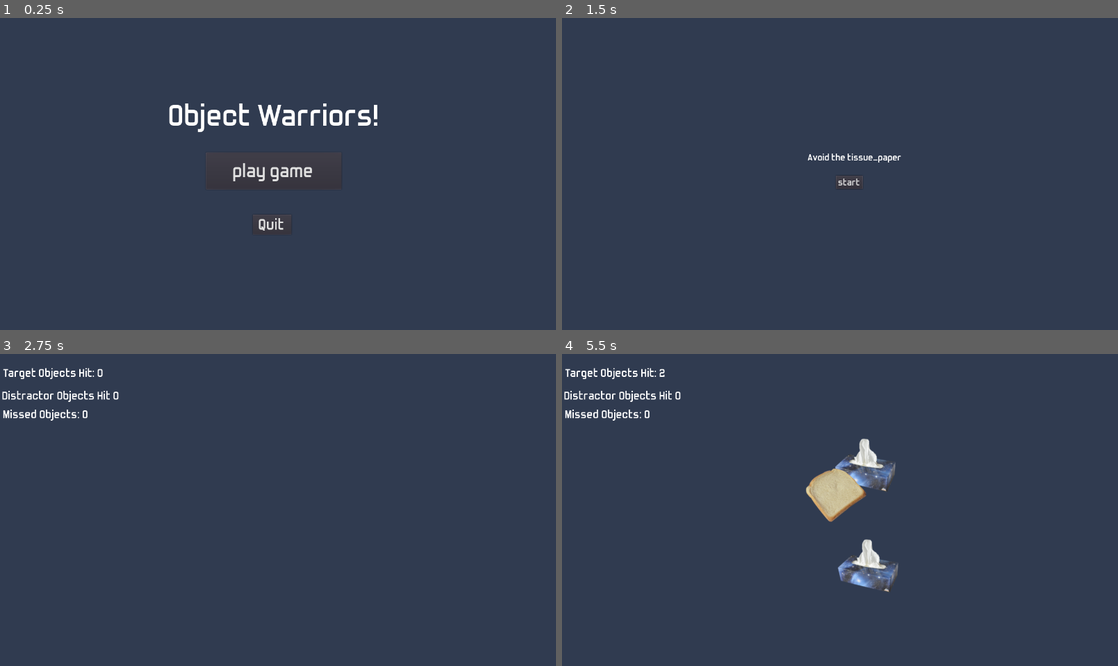
Above: before the commit, frames 1-4 (two rows, left to right).
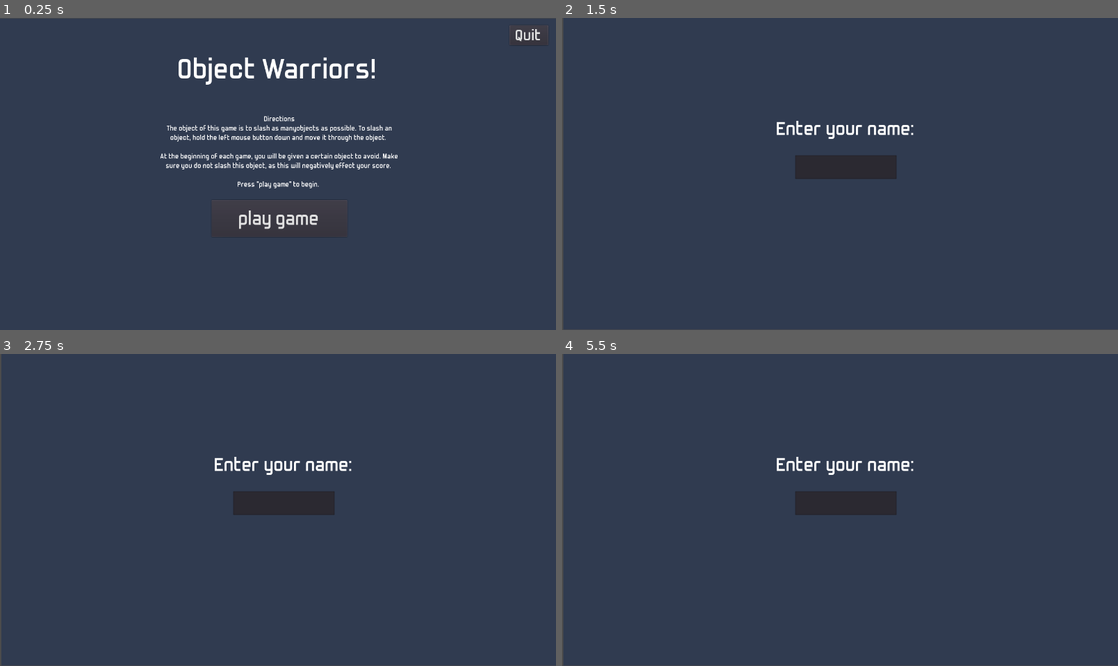
Above: after the commit, the same moments.

Repository: resquenazi/Object_Discrimination_Video_Game
Game: Godot game, scene res://Scenes/MainMenu.tscn
Two runs of this game, one before a commit and one after it. Both use one fixed random seed, a clock stepped at 60 frames per second and the inputs below.
Inputs (mouse positions are in pixels of both pictures, inside the frame that each line leads up to):
- Up to frame 1 (0.25 s): no input
- Up to frame 2 (1.5 s): click "play game" at 0.5 s; click (845, 202) at 1.25 s, where only the run before the commit has a clickable "Start Game"
- Up to frame 3 (2.75 s): click (289, 519) at 2 s, where only the run before the commit has a clickable "start"
- Up to frame 4 (5.5 s): tap Enter at 2.75 s; move the mouse to (962, 494) at 2.77 s; press the mouse at (962, 494) at 2.78 s; move the mouse to (940, 556) at 3.52 s; release the mouse at (940, 556) at 3.53 s; click (940, 556) at 3.6 s; move the mouse to (895, 441) at 4.27 s; press the mouse at (895, 441) at 4.28 s; move the mouse to (812, 572) at 5.02 s; release the mouse at (812, 572) at 5.03 s; click (812, 572) at 5.1 s

The runs differ from the first frame. In frame 1, 4.4% of the frame differs, in the area x 28-99%, y 2-69%; in frame 2, 2.1%; in frame 3, 2.8%; in frame 4, 4.9%, in the area x 0-64%, y 0-100%.

Commit message:
added game directions to home screen, scoring functionality and quit button

Diff:
--- a/Fonts/font.tres
+++ b/Fonts/font.tres
@@ -3,5 +3,5 @@
 [ext_resource path="res://Fonts/TrulyMadlyDpad-a72o.ttf" type="DynamicFontData" id=1]
 
 [resource]
-size = 25
+size = 75
 font_data = ExtResource( 1 )
--- a/Scenes/Game.tscn
+++ b/Scenes/Game.tscn
@@ -7,19 +7,27 @@
 [ext_resource path="res://Scenes/CursorTrail.tscn" type="PackedScene" id=5]
 [ext_resource path="res://Fonts/font.tres" type="DynamicFont" id=6]
 
-[sub_resource type="DynamicFont" id=3]
+[sub_resource type="DynamicFont" id=1]
 size = 30
 font_data = ExtResource( 1 )
 
-[sub_resource type="DynamicFont" id=4]
+[sub_resource type="DynamicFont" id=2]
 size = 30
 font_data = ExtResource( 1 )
 
-[sub_resource type="RectangleShape2D" id=1]
+[sub_resource type="RectangleShape2D" id=3]
 extents = Vector2( 21.9513, 392.709 )
 
-[sub_resource type="RectangleShape2D" id=2]
+[sub_resource type="RectangleShape2D" id=4]
 extents = Vector2( 23.839, 391.69 )
+
+[sub_resource type="DynamicFont" id=5]
+size = 40
+font_data = ExtResource( 1 )
+
+[sub_resource type="DynamicFont" id=6]
+size = 29
+font_data = ExtResource( 1 )
 
 [node name="Game" type="Node2D"]
 script = ExtResource( 2 )
@@ -29,8 +37,10 @@
 [node name="ColorRect" type="ColorRect" parent="."]
 anchor_right = 1.0
 anchor_bottom = 1.0
-margin_right = 1367.0
-margin_bottom = 768.0
+margin_left = -8.32446
+margin_top = 1.18921
+margin_right = 1358.68
+margin_bottom = 769.189
 color = Color( 0.192157, 0.235294, 0.317647, 1 )
 __meta__ = {
 "_edit_use_anchors_": false
@@ -65,58 +75,66 @@
 margin_top = 132.053
 margin_right = 150.437
 margin_bottom = 176.053
-custom_fonts/font = SubResource( 3 )
+custom_fonts/font = SubResource( 1 )
 text = "Missed Objects: "
 __meta__ = {
 "_edit_use_anchors_": false
 }
 
 [node name="GameOver" type="Label" parent="."]
-margin_left = 604.0
-margin_top = 330.0
-margin_right = 744.0
-margin_bottom = 363.0
+anchor_left = 0.5
+anchor_top = 0.5
+anchor_right = 0.5
+anchor_bottom = 0.5
+margin_left = 416.091
+margin_top = 285.587
+margin_right = 1001.09
+margin_bottom = 390.587
 custom_fonts/font = ExtResource( 6 )
 text = "Game Over!"
+align = 1
 __meta__ = {
 "_edit_use_anchors_": false
 }
 
-[node name="Menu" type="CenterContainer" parent="."]
-anchor_right = 1.0
-anchor_bottom = 1.0
-margin_left = 604.082
-margin_top = 363.05
-margin_right = 808.082
-margin_bottom = 446.05
-__meta__ = {
-"_edit_use_anchors_": false
-}
-
-[node name="Start" type="Button" parent="Menu"]
-margin_left = 63.0
-margin_top = 22.0
-margin_right = 141.0
-margin_bottom = 61.0
-custom_fonts/font = ExtResource( 6 )
-text = "start"
-
 [node name="TargetObjectsTimer" type="Timer" parent="."]
+wait_time = 2.0
 
 [node name="DistractorObjectsTimer" type="Timer" parent="."]
-wait_time = 1.558
+wait_time = 3.0
 
 [node name="GameBoarder" type="StaticBody2D" parent="."]
 
 [node name="CollisionShape2D" type="CollisionShape2D" parent="GameBoarder"]
 position = Vector2( -19.8214, 374.632 )
-shape = SubResource( 1 )
+shape = SubResource( 3 )
 
 [node name="CollisionShape2D2" type="CollisionShape2D" parent="GameBoarder"]
-position = Vector2( 1388.92, 383.113 )
-shape = SubResource( 2 )
+position = Vector2( 1384.16, 383.113 )
+shape = SubResource( 4 )
 
 [node name="CursorTrail" parent="." instance=ExtResource( 5 )]
-[connection signal="pressed" from="Menu/Start" to="." method="_on_Start_pressed"]
+
+[node name="Start" type="Button" parent="."]
+margin_left = 647.27
+margin_top = 389.549
+margin_right = 767.27
+margin_bottom = 448.549
+custom_fonts/font = SubResource( 5 )
+text = "start"
+__meta__ = {
+"_edit_use_anchors_": false
+}
+
+[node name="Quit" type="Button" parent="."]
+margin_left = 1207.0
+margin_top = 25.0
+margin_right = 1318.0
+margin_bottom = 79.0
+custom_fonts/font = SubResource( 6 )
+text = "Quit"
+__meta__ = {
+"_edit_use_anchors_": false
+}
 [connection signal="timeout" from="TargetObjectsTimer" to="." method="_on_TargetObjectsTimer_timeout"]
 [connection signal="timeout" from="DistractorObjectsTimer" to="." method="_on_DistractorObjectsTimer_timeout"]
--- a/Scenes/MainMenu.tscn
+++ b/Scenes/MainMenu.tscn
@@ -1,15 +1,22 @@
-[gd_scene load_steps=6 format=2]
+[gd_scene load_steps=7 format=2]
 
 [ext_resource path="res://Fonts/TrulyMadlyDpad-a72o.ttf" type="DynamicFontData" id=1]
-[ext_resource path="res://font.tres" type="DynamicFont" id=2]
 [ext_resource path="res://Scripts/MainMenu.gd" type="Script" id=3]
 
 [sub_resource type="DynamicFont" id=1]
+size = 75
+font_data = ExtResource( 1 )
+
+[sub_resource type="DynamicFont" id=2]
 size = 40
 font_data = ExtResource( 1 )
 
-[sub_resource type="DynamicFont" id=2]
+[sub_resource type="DynamicFont" id=3]
 size = 50
+font_data = ExtResource( 1 )
+
+[sub_resource type="DynamicFont" id=4]
+size = 18
 font_data = ExtResource( 1 )
 
 [node name="Main" type="Control"]
@@ -23,42 +30,67 @@
 [node name="ColorRect" type="ColorRect" parent="."]
 anchor_right = 1.0
 anchor_bottom = 1.0
+margin_top = 1.49832
+margin_bottom = 1.49829
 color = Color( 0.192157, 0.235294, 0.317647, 1 )
 __meta__ = {
 "_edit_use_anchors_": false
 }
 
-[node name="Label" type="Label" parent="."]
+[node name="Title" type="Label" parent="."]
 anchor_left = 0.5
 anchor_right = 0.5
-margin_left = -267.5
-margin_top = 196.576
-margin_right = 267.5
-margin_bottom = 298.576
-custom_fonts/font = ExtResource( 2 )
+margin_left = -328.11
+margin_top = 85.9501
+margin_right = 328.89
+margin_bottom = 190.95
+custom_fonts/font = SubResource( 1 )
 text = "Object Warriors!"
+align = 1
 __meta__ = {
 "_edit_use_anchors_": false
 }
 
 [node name="Quit" type="Button" parent="."]
-margin_left = 620.84
-margin_top = 483.661
-margin_right = 715.84
-margin_bottom = 532.661
-custom_fonts/font = SubResource( 1 )
+anchor_left = 0.5
+anchor_right = 0.5
+margin_left = 568.5
+margin_top = 18.0
+margin_right = 663.5
+margin_bottom = 67.0
+custom_fonts/font = SubResource( 2 )
 text = "Quit"
 __meta__ = {
 "_edit_use_anchors_": false
 }
 
 [node name="PlayGame" type="Button" parent="."]
-margin_left = 506.289
-margin_top = 330.926
-margin_right = 839.289
-margin_bottom = 421.926
-custom_fonts/font = SubResource( 2 )
+anchor_left = 0.5
+anchor_right = 0.5
+margin_left = -162.966
+margin_top = 448.025
+margin_right = 170.034
+margin_bottom = 539.025
+custom_fonts/font = SubResource( 3 )
 text = "play game"
 __meta__ = {
 "_edit_use_anchors_": false
 }
+
+[node name="Label" type="Label" parent="."]
+margin_left = 391.476
+margin_top = 238.211
+margin_right = 983.476
+margin_bottom = 373.211
+custom_fonts/font = SubResource( 4 )
+text = "Directions
+The object of this game is to slash as manyobjects as possible. To slash an object, hold the left mouse button down and move it through the object.
+
+At the beginning of each game, you will be given a certain object to avoid. Make sure you do not slash this object, as this will negatively effect your score.
+
+Press \"play game\" to begin. "
+align = 1
+autowrap = true
+__meta__ = {
+"_edit_use_anchors_": false
+}
--- a/Scenes/UserInput.tscn
+++ b/Scenes/UserInput.tscn
@@ -1,9 +1,17 @@
-[gd_scene load_steps=3 format=2]
+[gd_scene load_steps=5 format=2]
 
-[ext_resource path="res://Fonts/font.tres" type="DynamicFont" id=1]
 [ext_resource path="res://Scripts/UserInput.gd" type="Script" id=2]
+[ext_resource path="res://Fonts/TrulyMadlyDpad-a72o.ttf" type="DynamicFontData" id=4]
 
-[node name="PlayerInput" type="Control"]
+[sub_resource type="DynamicFont" id=1]
+size = 45
+font_data = ExtResource( 4 )
+
+[sub_resource type="DynamicFont" id=2]
+size = 50
+font_data = ExtResource( 4 )
+
+[node name="UserInput" type="Control"]
 anchor_right = 1.0
 anchor_bottom = 1.0
 script = ExtResource( 2 )
@@ -32,7 +40,7 @@
 margin_top = -46.0
 margin_right = 139.0
 margin_bottom = 12.0
-custom_fonts/font = ExtResource( 1 )
+custom_fonts/font = SubResource( 1 )
 align = 1
 __meta__ = {
 "_edit_use_anchors_": false
@@ -41,28 +49,14 @@
 [node name="Name" type="Label" parent="."]
 anchor_left = 0.5
 anchor_right = 0.5
-margin_left = -19.9999
-margin_top = 300.0
-margin_right = 38.0001
-margin_bottom = 327.0
-custom_fonts/font = ExtResource( 1 )
-text = "Name:"
+margin_left = -154.848
+margin_top = 246.061
+margin_right = 185.152
+margin_bottom = 325.061
+custom_fonts/font = SubResource( 2 )
+text = "Enter your name:"
 align = 1
 __meta__ = {
 "_edit_use_anchors_": false
 }
-
-[node name="StartGame" type="Button" parent="."]
-anchor_left = 0.5
-anchor_top = 0.5
-anchor_right = 0.5
-anchor_bottom = 0.5
-margin_left = -62.5685
-margin_top = 32.4264
-margin_right = 88.4315
-margin_bottom = 109.426
-custom_fonts/font = ExtResource( 1 )
-text = "Start Game"
-__meta__ = {
-"_edit_use_anchors_": false
-}
+[connection signal="text_entered" from="LineEdit" to="." method="_on_LineEdit_text_entered"]
--- a/Scripts/DistractorObjects.gd
+++ b/Scripts/DistractorObjects.gd
@@ -1,7 +1,7 @@
 extends RigidBody2D
 
 var pos
-var w = 100
+var w = 300
 var mousePos = Vector2()
 var jump = randi()%50+250
 var dir = randi()%200-50
--- a/Scripts/Game.gd
+++ b/Scripts/Game.gd
@@ -3,8 +3,10 @@
 ## export scenes
 export (PackedScene) var TargetObjects
 export (PackedScene) var DistractorObjects
+#export (PackedScene) var UserInput
 
 ## initialize game variables
+var quit = false
 var targetObjectsPoints = 0 #keep score of how many target objects were sliced
 var distractorObjectsPoints = 0
 var fallingObjects = 0 #keep track of missed objects
@@ -12,6 +14,11 @@
 var end = false #end game
 var cDif = 10 #points stuff
 var randN = Global.sample
+var playername = UserInput.playername
+var dateTimeDict = OS.get_datetime()
+var day = dateTimeDict.weekday
+var hour = dateTimeDict.hour
+var minute = dateTimeDict.minute
 
 ## set up variables for menu screen
 onready var distractor_object = Global.distractor_object #index of object to avoid during the game
@@ -20,6 +27,8 @@
 
 ## hide things once user presses start
 func _ready():
+	$Start.connect("pressed", self, "_on_start_pressed")
+	$Quit.connect("pressed", self, "_on_quit_pressed")
 	$TargetObjectsScoreLabel.hide()
 	$MissedObjectsLabel.hide()
 	$DistractorObjectsScoreLabel.hide()
@@ -41,22 +50,23 @@
 
 	# beginning directions
 	elif !start and !end:
-		$GameOver.set_text("Avoid the " + str(object_labels[distractor_object]))
+		var object_avoid = str(object_labels[distractor_object])
+		var object_avoid2 = object_avoid.replace("_", " ")
+		$GameOver.set_text("Avoid the " + str(object_avoid2))
 	# end text
 	else:
 		$GameOver.set_text("Game Over!")
 		_save()
 
-
 ## instance scenes
-func _on_Start_pressed():
+func _on_start_pressed():
 	start = true
 	$TargetObjectsScoreLabel.show()
 	$DistractorObjectsScoreLabel.show()
 	$MissedObjectsLabel.show()
 	$TargetObjectsTimer.start()
 	$DistractorObjectsTimer.start()
-	$Menu/Start.hide()
+	$Start.hide()
 
 func _on_TargetObjectsTimer_timeout():
 	if !end:
@@ -79,11 +89,16 @@
 	var data = ""
 	data += "Target_Objects_Points: " + str(targetObjectsPoints)
 	data += "\n"
-	data += "Distractor_Objects_Points " + str(distractorObjectsPoints)
+	data += "Distractor_Objects_Points: " + str(distractorObjectsPoints)
 	data += "\n"
 	data += "Missed_Objects: " + str(fallingObjects)
 	var new_file = File.new()
-	new_file.open("res://savegame.txt", File.WRITE)
-	# Store the data and close the file
+	#new_file.open("res://Data/savegame.txt")
+	new_file.open("res://Data/" + str(playername) + "_" + str(day) + "_" + str(hour) + "_" + str(minute) + ".txt", File.WRITE)
+	#Store the data and close the file
 	new_file.store_line(data)
 	new_file.close()
+
+func _on_quit_pressed():
+	_save()
+	get_tree().quit()
--- a/Scripts/TargetObjects.gd
+++ b/Scripts/TargetObjects.gd
@@ -1,7 +1,7 @@
 extends RigidBody2D
 
 var pos
-var w = 100
+var w = 300
 var mousePos = Vector2()
 var jump = randi()%50+250
 var dir = randi()%200-50
--- a/Scripts/UserInput.gd
+++ b/Scripts/UserInput.gd
@@ -2,14 +2,7 @@
 
 var playername
 
-# Called when the node enters the scene tree for the first time.
-func _ready():
-	$StartGame.connect("pressed", self, "StartGame")
-
-
-func StartGame():
+func _on_LineEdit_text_entered(new_text):
+	UserInput.playername = new_text
+	print(playername)
 	get_tree().change_scene("res://Scenes/Game.tscn")
-
-func _onLineEdittextentered(newtext):
-	playername = newtext
-	print(playername)
--- a/font.tres
+++ /dev/null
@@ -1,7 +0,0 @@
-[gd_resource type="DynamicFont" load_steps=2 format=2]
-
-[ext_resource path="res://Fonts/TrulyMadlyDpad-a72o.ttf" type="DynamicFontData" id=1]
-
-[resource]
-size = 80
-font_data = ExtResource( 1 )
--- a/project.godot
+++ b/project.godot
@@ -21,6 +21,7 @@
 [autoload]
 
 Global="*res://Scripts/Global.gd"
+UserInput="*res://Scripts/UserInput.gd"
 
 [display]
 
Not shown, added: Data/becca_4_14_56.txt
Not shown, added: Data/becca_4_14_58.txt
Not shown, added: Data/mike_2_15_14.txt
Not shown: 3 places in Scenes/Game.tscn that only renumber resources
